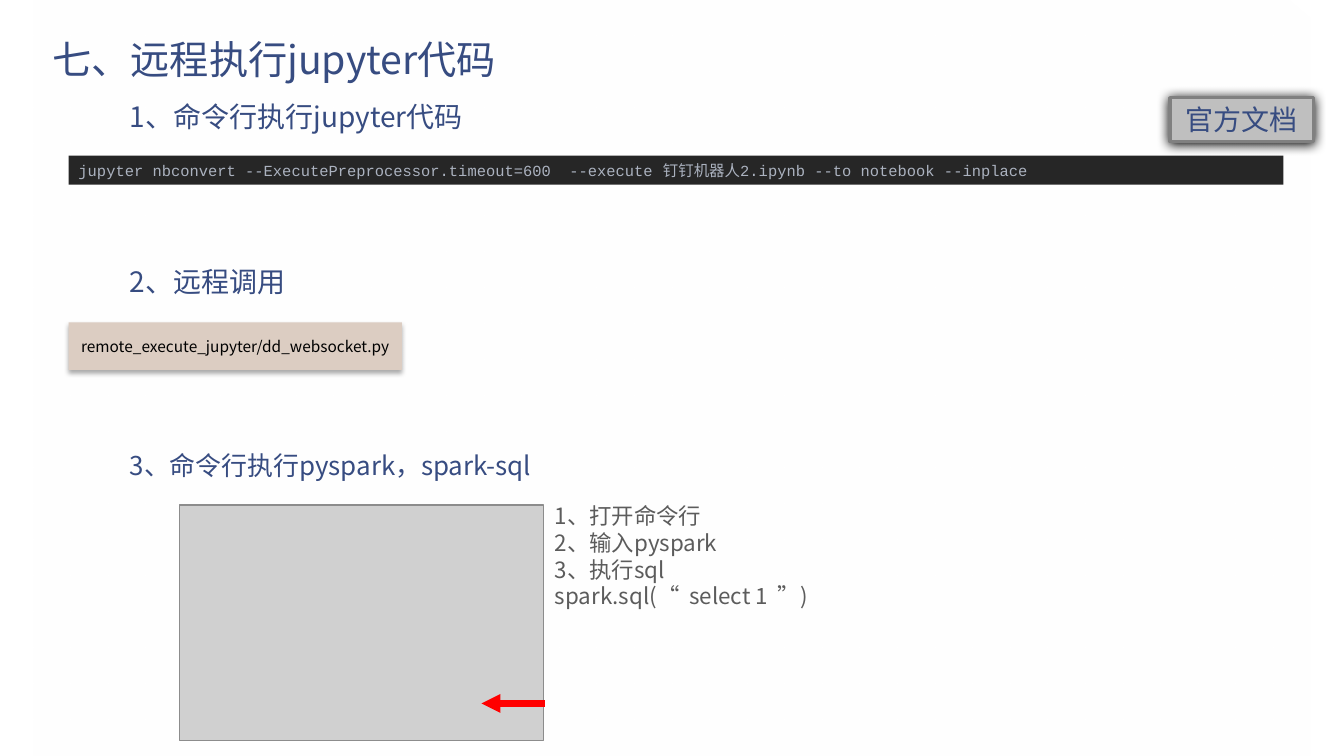
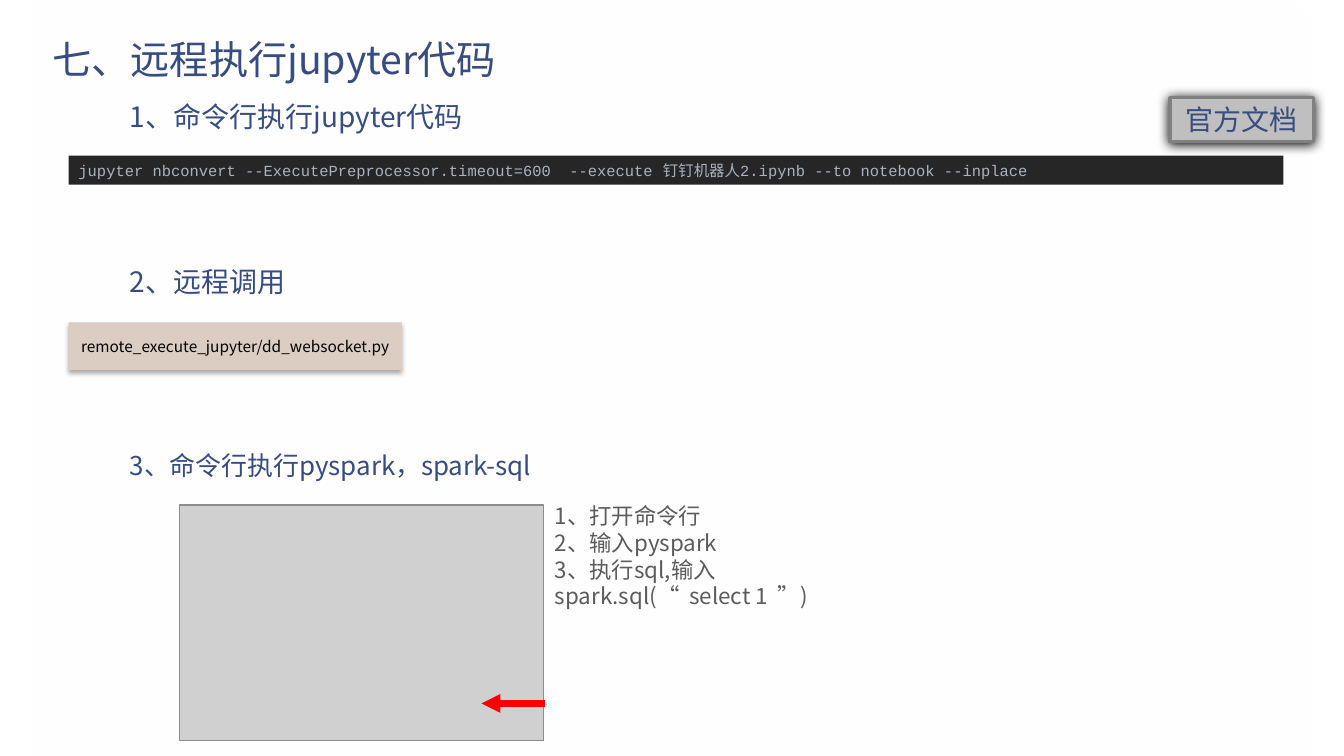
Before and after one commit to e271828182/dd_talk, a slide deck: slide 21 of 钉钉机器人.pptx. Drawn at 1344x756 pixels with LibreOffice and Linux fonts; fonts in the diff are those of the drawing; grey boxes stand for pictures; background and template pictures are left out. Boxes give left, top, right and bottom in pixels: in the first picture for what was removed or moved away, otherwise in the second. Text is boxed around its words. In the diff, an @@ line names an element or a change of style, - is before the commit and + after.

```diff
--- a/钉钉机器人.pptx
+++ b/钉钉机器人.pptx
@@ text at (x1=555, y1=555, x2=716, y2=583): text changed @@
-3、执行sql
+3、执行sql,输入
```
